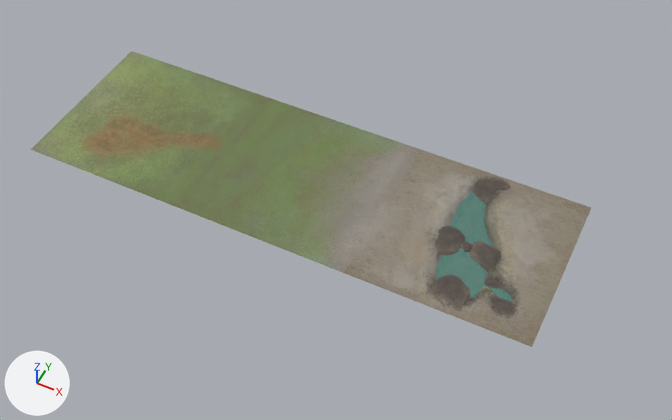
A saved change to the glTF model Terrain_River4.glb.
Before and after are seen from a camera (50 mm lens) standing at (10.64, -18.81, 22.51) and looking at (1.42, -0.37, -0.54). The lights are fixed; the arrows at lower left show +X, +Y and +Z. The older version comes first. Where no turn or scale is listed for an object, it has been applied to the vertices. Vertices at exactly the same position are counted once.

The scene before the commit, as lines of its bpy script (objects in view):
```python
mat_material_001 = principled_material('Material.001')
mat_material_001.base_color = (0.21, 0.486, 0.419)  # cyan #7eb9ad
mat_material_001.metallic = 0.855
mat_material_001.roughness = 0.1
mat_material_001.alpha = 0.755
me_grid = bpy.data.meshes.new('Grid')
me_grid.from_pydata(...)  # 3167 vertices, 6277 faces; spans x -3.0..3.0, y -3.0..3.0, z -0.16..0.23
me_grid.materials.append(mat_creek)  # picture img_creek_texture
me_plane = bpy.data.meshes.new('Plane')
me_plane.from_pydata([(-2.02, -2.66, 0.0), (2.02, -2.66, 0.0), (-2.02, 2.66, 0.0), (2.02, 2.66, 0.0)], [], [(0, 1, 3), (0, 3, 2)])
me_plane.materials.append(mat_material_001)  # cyan #7eb9ad
me_plane_001 = bpy.data.meshes.new('Plane.001')
me_plane_001.from_pydata(...)  # 4 vertices, 2 faces; spans x -3.0..3.0, y -3.0..3.0, z 0.0
me_plane_001.materials.append(mat_ground_1)  # picture img_ground_1
ob_creek = bpy.data.objects.new("creek'", me_grid)
ob_creek.location = (6.0, 0.0, 0.0)
ob_ground_1 = bpy.data.objects.new('ground_1', me_plane_001)
ob_ground_1.location = (0.0, 0.0, 0.0)
ob_water = bpy.data.objects.new('water', me_plane)
ob_water.location = (6.24, 0.01, 0.0)
# also in view: 'ground_2' at (-6.0, 0.0, 0.0); 'rock.002' at (5.18, -0.42, 0.07); 'rock.003' at (6.2, -2.1, 0.06); 'rock' at (6.83, -0.44, 0.04)
```
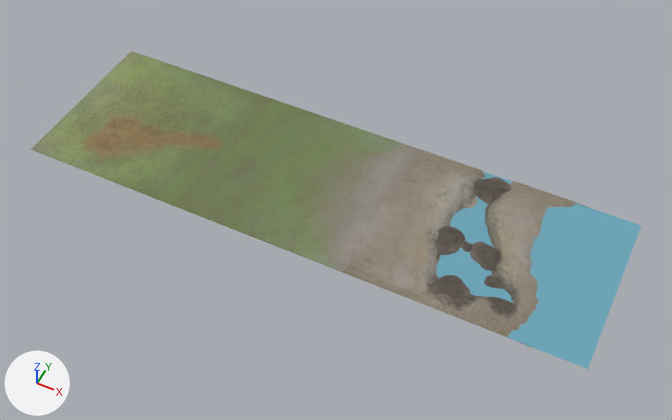
The change, as a diff of the scene's bpy script:
```diff
--- a/Terrain_River4.glb.py
+++ b/Terrain_River4.glb.py
@@ mat_material_001 @@
 mat_material_001 = principled_material('Material.001')
-mat_material_001.base_color = (0.21, 0.486, 0.419)  # cyan #7eb9ad
-mat_material_001.metallic = 0.855
+mat_material_001.base_color = (0.15, 0.379, 0.486)  # cyan #6ca6b9
 mat_material_001.roughness = 0.1
-mat_material_001.alpha = 0.755
@@ me_grid @@
 # used by ob_creek; location = (6.0, 0.0, 0.0)
-me_grid.from_pydata(...)  # 3167 vertices, 6277 faces; spans x -3.0..3.0, y -3.0..3.0, z -0.16..0.23
+me_grid.from_pydata(...)  # 3167 vertices, 6277 faces; spans x -3.0..3.0, y -3.0..3.01, z -0.23..0.23
+# me_grid part 1: 1766 of 3167 vertices moved; they spanned x -1.51..3.0, y -3.0..3.0, z -0.15..0.19 and now span x -1.51..3.0, y -3.0..3.01, z -0.23..0.21; mean shift (0.01, 0.0, -0.04); largest move (0.0, 2.18, 0.17) -> (0.05, 2.2, -0.19)
 me_grid.materials.append(mat_creek)
@@ me_plane_007 @@
+me_plane_007.from_pydata([(-2.98, -2.98, 0.0), (2.98, -2.98, 0.0), (-2.98, 2.98, 0.0), (2.98, 2.98, 0.0)], [], [(0, 1, 3), (0, 3, 2)])
+me_plane_007.materials.append(mat_material_001)  # cyan #6ca6b9
@@ ob_water @@
-ob_water = bpy.data.objects.new('water', me_plane)
-ob_water.location = (6.24, 0.01, 0.0)
@@ ob_plane @@
+ob_plane = bpy.data.objects.new('Plane', me_plane_007)
+ob_plane.location = (7.66, -0.02, 0.0)
```

Location of each change, [x1, y1, x2, y2] in pixels of the pictures (672 x 420 px; the box of a moved part takes in the faces that stretch with it):
"creek'", reshaped: before [344, 150, 591, 347]; after [344, 150, 590, 348]
'Plane', added (cyan): after [436, 171, 641, 369]
'water', deleted: before [436, 190, 512, 303]
part 1 of me_grid, moved or reshaped: before [388, 168, 591, 347]; after [388, 168, 590, 348]
